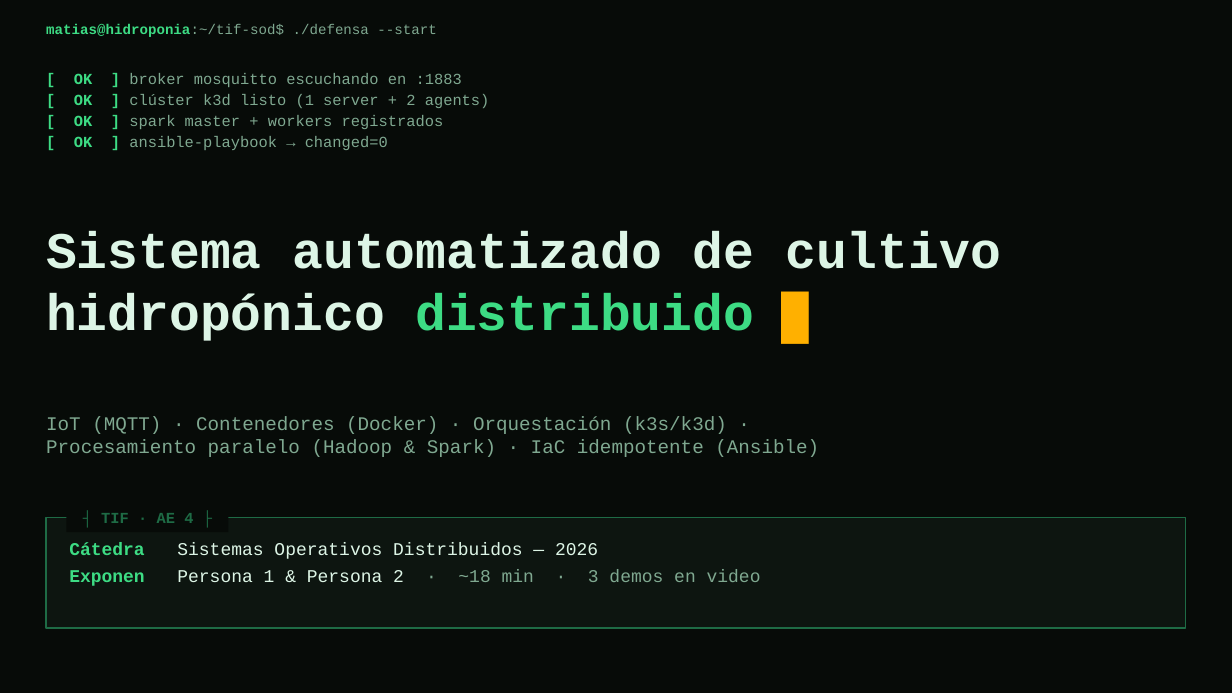
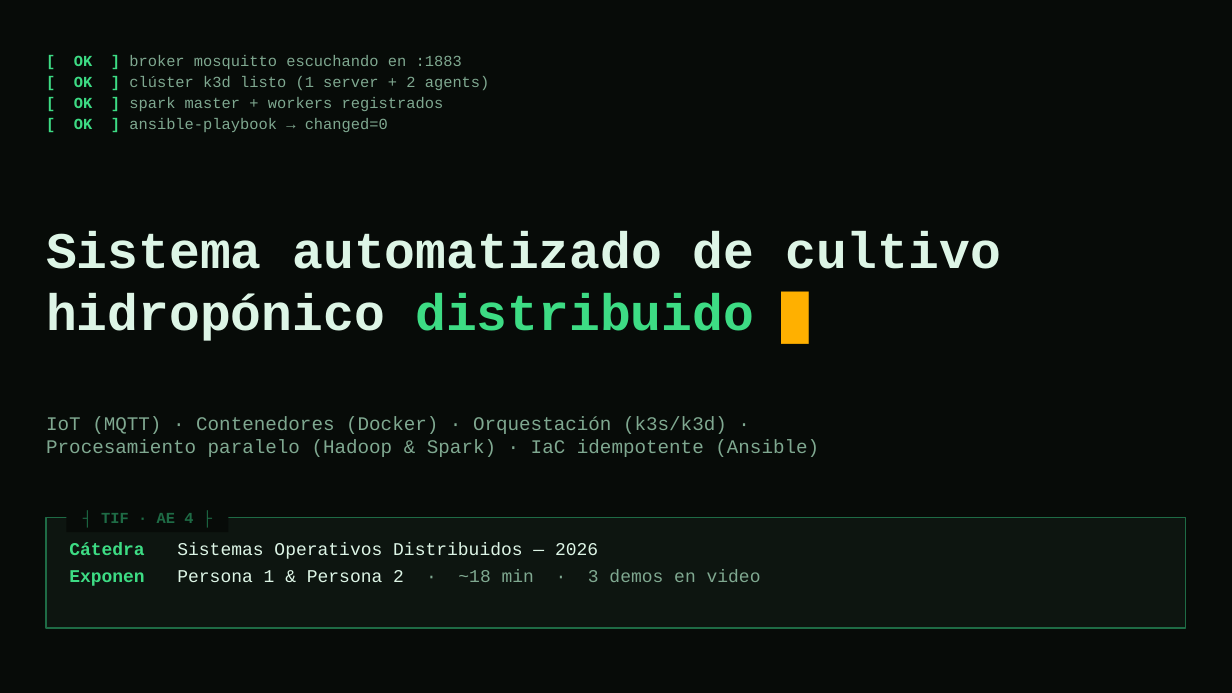
Before and after one commit to MatiasCarlsson/SOD, a slide deck: slide 1 of docs/Presentacion_TIF_SOD_2026.pptx. Drawn at 1232x693 pixels with LibreOffice and Linux fonts; fonts in the diff are those of the drawing; background and template pictures are left out. Boxes give left, top, right and bottom in pixels: in the first picture for what was removed or moved away, otherwise in the second. Text is boxed around its words. In the diff, an @@ line names an element or a change of style, - is before the commit and + after.

```diff
--- a/docs/Presentacion_TIF_SOD_2026.pptx
+++ b/docs/Presentacion_TIF_SOD_2026.pptx
@@ text removed at box(46, 24, 436, 37) @@
-matias@hidroponia:~/tif-sod$ ./defensa --start
@@ text "[ OK ] broker mosquitto ...": place and size @@
-text "[ OK ] broker mosquitto ..." at box(74, 73, 490, 150)
+text "[ OK ] broker mosquitto ..." at box(74, 55, 490, 132)
```
Also in this commit, not shown: 23 other slides changed, 2 other files.
